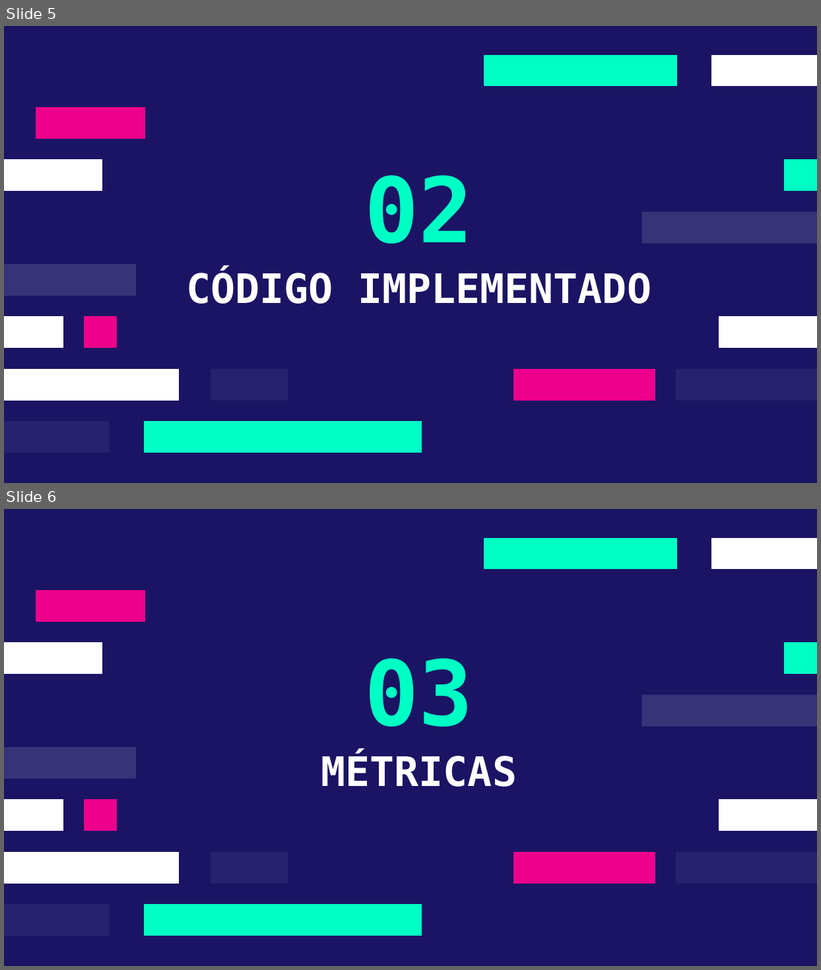
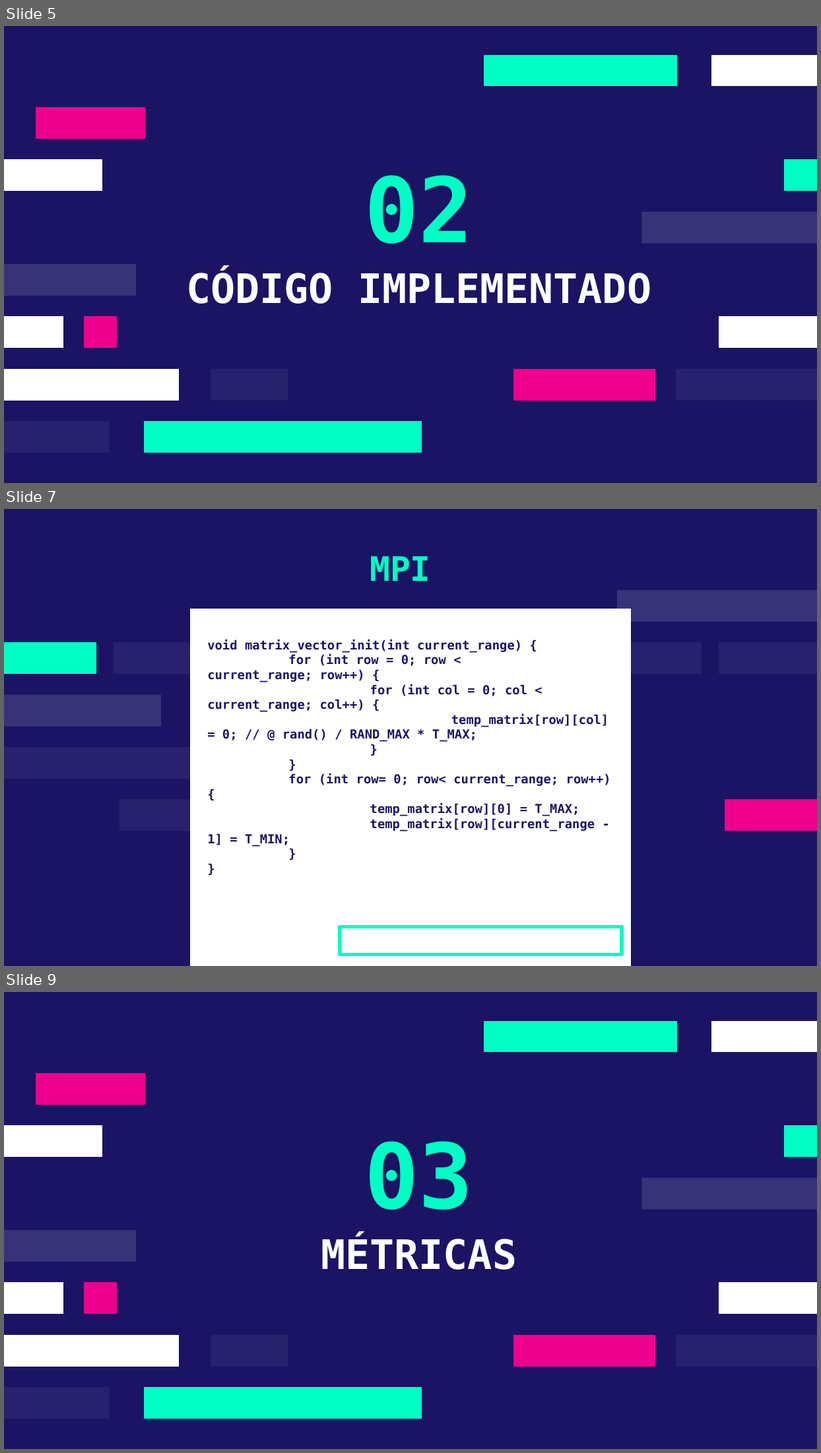
Before and after one commit to juandiegovqdev/P2-ASD, a slide deck: P2-ASD.pptx. Shown one above the other, each under a label of ours: slides 5 and 6 before the commit, slides 5, 7 and 9 after it; the slides between them are not shown. The pictures are 821x970 and 821x1453 pixels, drawn with LibreOffice and Linux fonts; fonts in the diff are those of the drawing. Boxes give left, top, right and bottom in pixels: in the first picture for what was removed or moved away, otherwise in the second. Text is boxed around its words. In the diff, an @@ line names an element or a change of style, - is before the commit and + after.

```diff
--- a/P2-ASD.pptx
+++ b/P2-ASD.pptx
@@ slide 7 added at (4, 509, 817, 966), background #1B1464 @@
@@ title added at (370, 556, 431, 581), 30 pt, text #00FFC5, bold @@
+MPI
@@ freeform shape added at (617, 590, 817, 622), fill #FFFFFF at 13% opacity @@
@@ freeform shape added at (190, 609, 631, 966), fill #FFFFFF @@
@@ freeform shape added at (4, 642, 96, 674), fill #00FFC5 @@
@@ freeform shape added at (113, 642, 211, 674), fill #FFFFFF at 6% opacity @@
@@ text added at (207, 640, 611, 847), 11 pt, text #1B1464, bold @@
+void matrix_vector_init(int current_range) {
+for (int row = 0; row < current_range; row++) {
+for (int col = 0; col < current_range; col++) {
+temp_matrix[row][col] = 0; // @ rand() / RAND_MAX * T_MAX;
+}
+}
+for (int row= 0; row< current_range; row++) {
+temp_matrix[row][0] = T_MAX;
+temp_matrix[row][current_range - 1] = T_MIN;
+}
+}
@@ freeform shape added at (491, 642, 702, 674), fill #FFFFFF at 6% opacity @@
@@ freeform shape added at (719, 642, 817, 674), fill #FFFFFF at 6% opacity @@
@@ freeform shape added at (4, 695, 161, 727), fill #FFFFFF at 13% opacity @@
@@ freeform shape added at (4, 747, 204, 779), fill #FFFFFF at 6% opacity @@
@@ freeform shape added at (120, 799, 218, 831), fill #FFFFFF at 6% opacity @@
@@ freeform shape added at (725, 799, 817, 831), fill #EC008C @@
@@ freeform shape added at (340, 927, 622, 955), outline #00FFC5 3 pt @@
@@ what was slide 6 is now slide 9 @@
```
Also in this commit, not shown: 3 slides changed, 6 other slides added, 44 other files.
